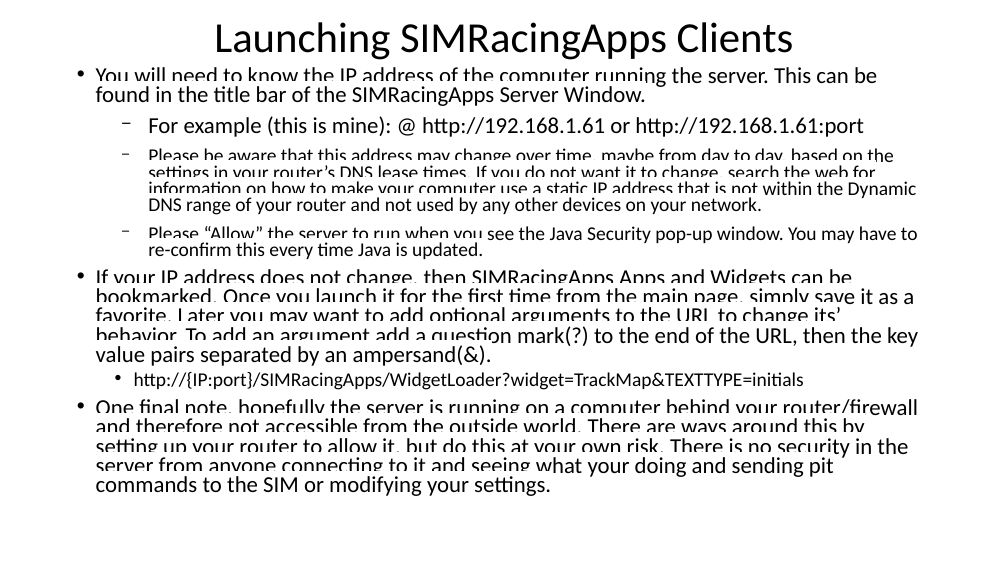
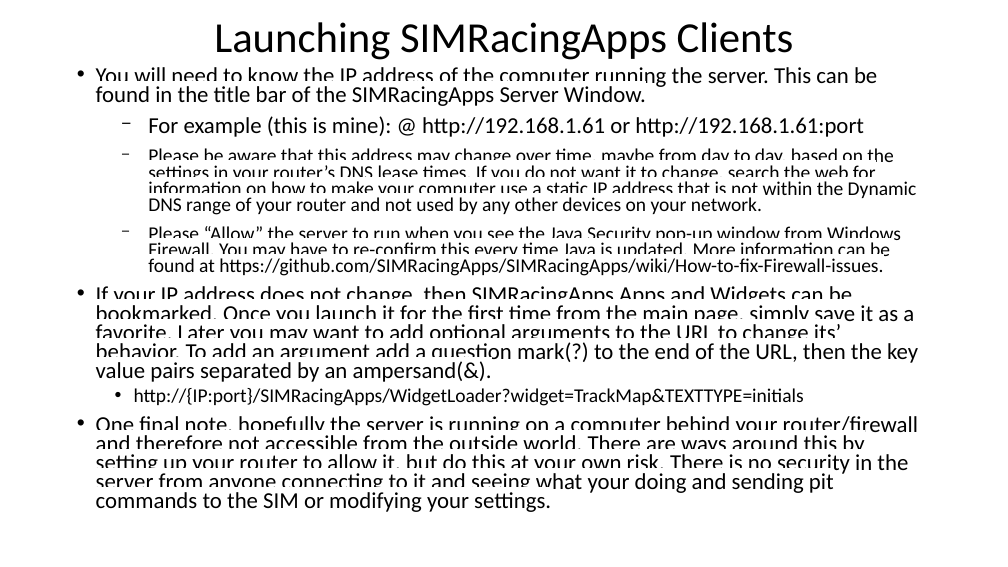
Before and after one commit to SIMRacingApps/SIMRacingApps.github.io, a slide deck: slide 5 of docs/documentation/SIMRacingApps - Quick Start Guide/SIMRacingApps - Quick Start Guide.odp. Drawn at 1008x567 pixels with LibreOffice and Linux fonts; fonts in the diff are those of the drawing. Boxes give left, top, right and bottom in pixels: in the first picture for what was removed or moved away, otherwise in the second. Text is boxed around its words. In the diff, an @@ line names an element or a change of style, - is before the commit and + after.

```diff
--- a/docs/documentation/SIMRacingApps - Quick Start Guide/SIMRacingApps - Quick Start Guide.odp
+++ b/docs/documentation/SIMRacingApps - Quick Start Guide/SIMRacingApps - Quick Start Guide.odp
@@ text at bbox=[148, 226, 901, 276]: text changed @@
-  − Please “Allow” the server to run when you see the Java Security pop-up window. You may have to re-confirm this every time Java is updated.
+  − Please “Allow” the server to run when you see the Java Security pop-up window from Windows Firewall. You may have to re-confirm this every time Java is updated. More information can be found at https://github.com/SIMRacingApps/SIMRacingApps/wiki/How-to-fix-Firewall-issues.
```
Also in this commit, not shown: 4 other slides changed, 42 other files.
